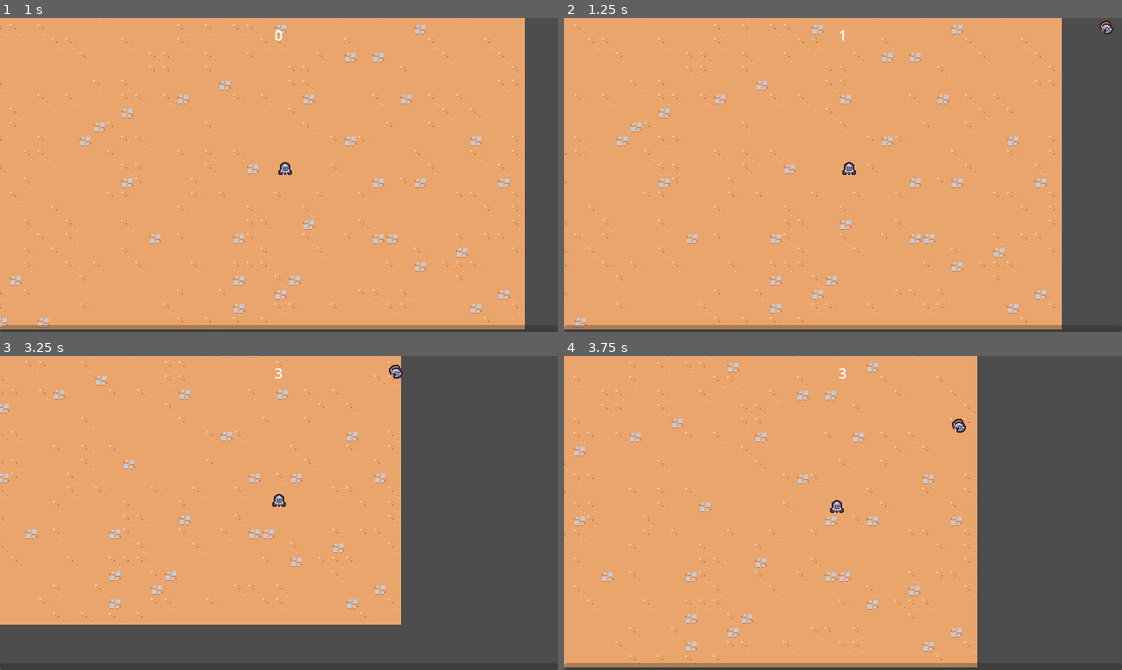
Above: before the commit, frames 1-4 (two rows, left to right).
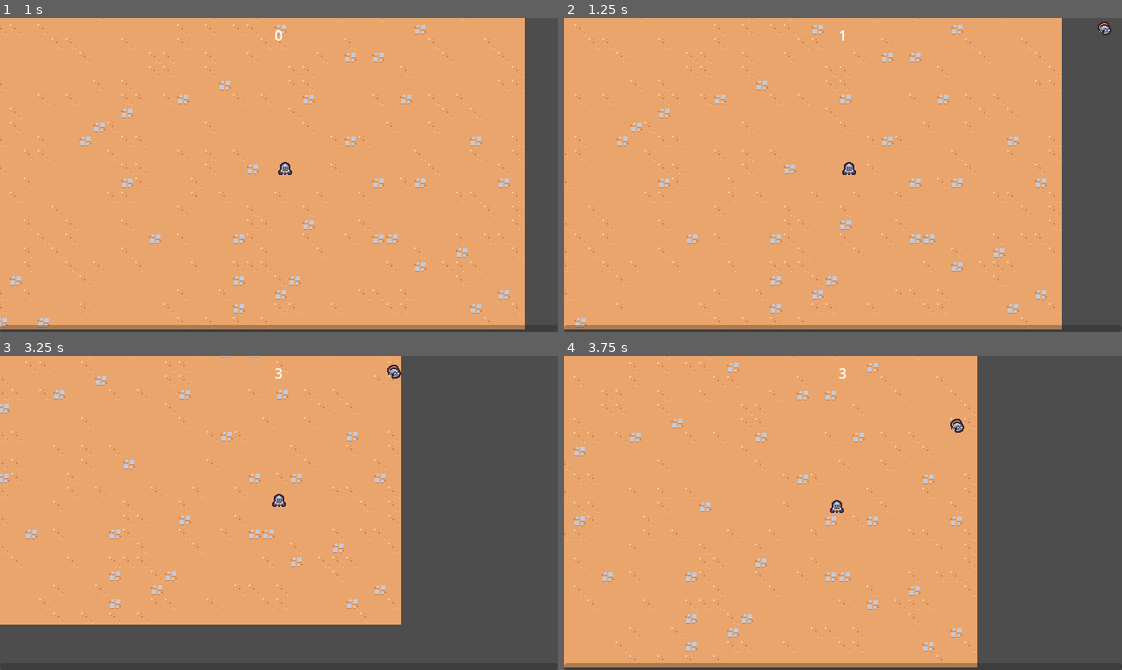
Above: after the commit, the same moments.

Repository: SugarF0x/2D-survivor-course
Game: Godot game, scene res://scenes/main/main.tscn
Two runs of this game, one before a commit and one after it. Both use one fixed random seed, a clock stepped at 60 frames per second and the inputs below.
Inputs (mouse positions are in pixels of both pictures, inside the frame that each line leads up to):
- Up to frame 1 (1 s): move the mouse to (401, 159) at 0.52 s; press the mouse at (401, 159) at 0.53 s; hold D (move_right) from 0.53 s (still down)
- Up to frame 2 (1.25 s): keep holding D (move_right)
- Up to frame 3 (3.25 s): move the mouse to (167, 528) at 1.27 s; release D (move_right) at 1.28 s; release the mouse at (167, 528) at 1.28 s; hold S (move_down) 1.28-2.03 s; click (167, 528) at 1.35 s; move the mouse to (334, 443) at 2.02 s; press the mouse at (334, 443) at 2.03 s; hold D (move_right) 2.03-2.78 s; move the mouse to (251, 575) at 2.77 s; release the mouse at (251, 575) at 2.78 s; hold W (move_up) from 2.78 s (still down); click (251, 575) at 2.85 s
- Up to frame 4 (3.75 s): move the mouse to (1010, 560) at 3.52 s; release W (move_up) at 3.53 s; press the mouse at (1010, 560) at 3.53 s; hold A (move_left) from 3.53 s (still down)

Frame 1 is identical in both runs. In frame 2, less than 0.1% of the frame differs, in the area x 95-99%, y 0-6%; in frame 3, less than 0.1%; in frame 4, less than 0.1%.

Commit message:
move main nodes to respective layers

Diff:
--- a/scenes/ability/sword_ability_controller/sword_ability_controller.gd
+++ b/scenes/ability/sword_ability_controller/sword_ability_controller.gd
@@ -33,7 +33,8 @@
 	)
 
 	var sword_instance = sword_ability.instantiate() as SwordAbility
-	player.get_parent().add_child(sword_instance)
+	var foreground_layer = get_tree().get_first_node_in_group('foreground_layer') as Node2D
+	foreground_layer.add_child(sword_instance)
 
 	sword_instance.hitbox_component.damage = damage
 
--- a/scenes/component/vial_drop_component.gd
+++ b/scenes/component/vial_drop_component.gd
@@ -16,5 +16,6 @@
 	if randf() > drop_rate: return
 
 	var vial_instance = vial_scene.instantiate() as Node2D
-	owner.get_parent().add_child(vial_instance)
+	var entities_layer = get_tree().get_first_node_in_group('entities_layer') as Node2D
+	entities_layer.add_child(vial_instance)
 	vial_instance.global_position = owner.global_position
--- a/scenes/main/main.tscn
+++ b/scenes/main/main.tscn
@@ -15,10 +15,12 @@
 [node name="ArenaTimeUI" parent="." node_paths=PackedStringArray("arean_time_manager") instance=ExtResource("1_hbyow")]
 arean_time_manager = NodePath("../ArenaTimeManager")
 
+[node name="ExperienceBar" parent="." node_paths=PackedStringArray("experience_manager") instance=ExtResource("2_vrxyb")]
+experience_manager = NodePath("../ExperienceManager")
+
 [node name="ArenaTimeManager" parent="." instance=ExtResource("2_xtjgs")]
 
-[node name="ExperienceBar" parent="." node_paths=PackedStringArray("experience_manager") instance=ExtResource("2_vrxyb")]
-experience_manager = NodePath("../ExperienceManager")
+[node name="EnemyManager" parent="." instance=ExtResource("4_7an0q")]
 
 [node name="ExperienceManager" parent="." instance=ExtResource("3_smvm4")]
 
@@ -32,7 +34,10 @@
 format = 2
 layer_0/tile_data = PackedInt32Array(65537, 0, 4, 131073, 0, 4, 196609, 0, 4, 262145, 0, 4, 262146, 0, 4, 327682, 0, 4, …(14079 unchanged characters)…
 
-[node name="Player" parent="." instance=ExtResource("1_28pwl")]
+[node name="Entities" type="Node2D" parent="." groups=["entities_layer"]]
+y_sort_enabled = true
+
+[node name="Player" parent="Entities" instance=ExtResource("1_28pwl")]
 position = Vector2(329, 191)
 
-[node name="EnemyManager" parent="." instance=ExtResource("4_7an0q")]
+[node name="Foreground" type="Node2D" parent="." groups=["foreground_layer"]]
--- a/scenes/manager/enemy_manager.gd
+++ b/scenes/manager/enemy_manager.gd
@@ -17,5 +17,6 @@
 	var spawn_position = player.global_position + random_direction * SPAWN_RADIUS
 
 	var enemy = basic_enemy_scene.instantiate() as Node2D
-	get_parent().add_child(enemy)
+	var entities_layer = get_tree().get_first_node_in_group('entities_layer') as Node2D
+	entities_layer.add_child(enemy)
 	enemy.global_position = spawn_position
